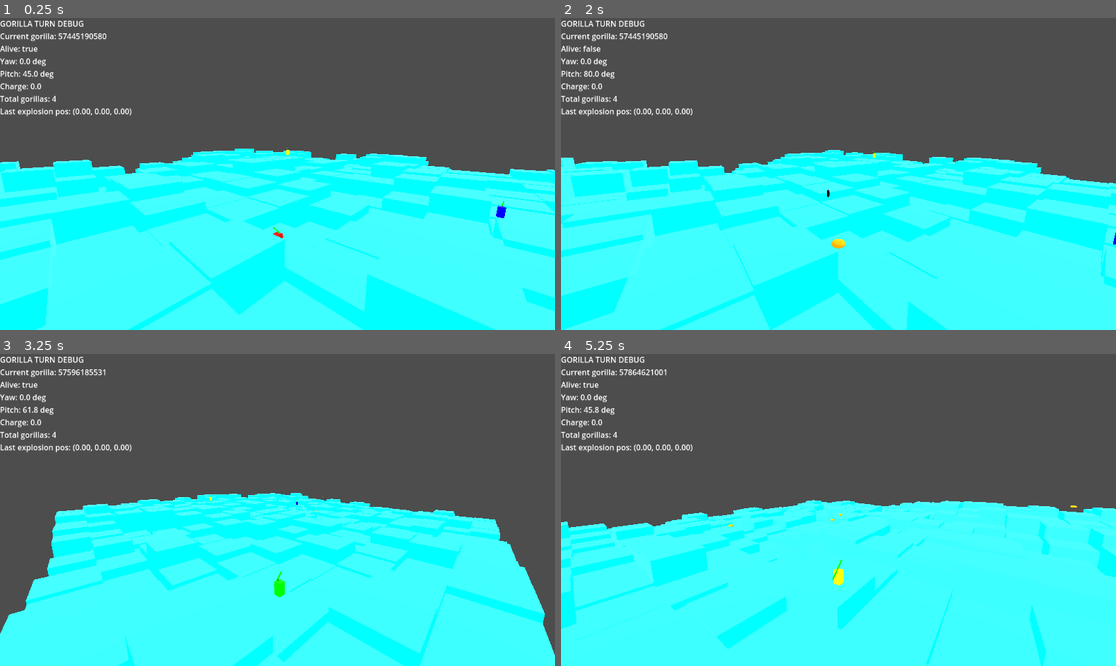
Above: before the commit, frames 1-4 (two rows, left to right).
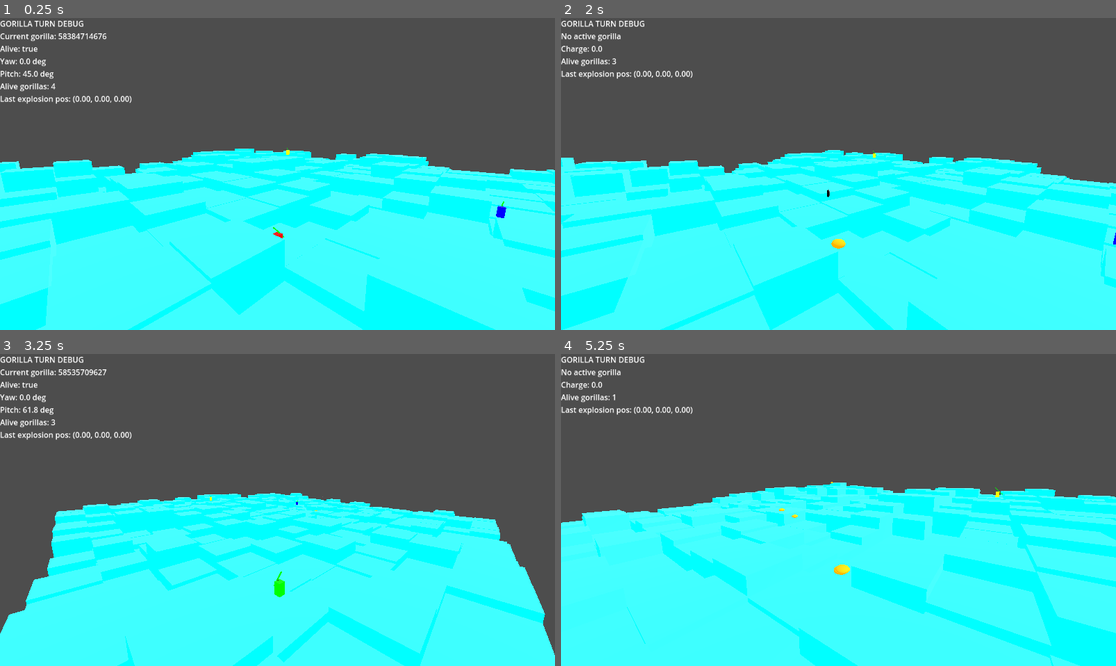
Above: after the commit, the same moments.

Repository: jkartje/gorilla
Game: Godot game, scene res://scenes/Main.tscn
The game is run twice, just before and just after one commit, with the same random seed, the same clock (stepped at 60 frames per second) and the same inputs.
Inputs (mouse positions are in pixels of both pictures, inside the frame that each line leads up to):
- Up to frame 1 (0.25 s): no input
- Up to frame 2 (2 s): tap Enter at 0.5 s; move the mouse to (866, 174) at 0.52 s; hold Space (accept) 0.53-1.28 s; hold Up (ui_up) from 0.53 s (still down); move the mouse to (810, 174) at 1.27 s; tap Space (accept) at 1.35 s
- Up to frame 3 (3.25 s): keep holding Up (ui_up); move the mouse to (288, 503) at 2.02 s; hold Space (accept) 2.03-2.78 s; move the mouse to (271, 516) at 2.77 s; tap Space (accept) at 2.85 s
- Up to frame 4 (5.25 s): keep holding Up (ui_up); move the mouse to (877, 513) at 3.52 s; hold Space (accept) 3.53-4.28 s; move the mouse to (794, 506) at 4.27 s; tap Space (accept) at 4.35, 5 s; move the mouse to (844, 510) at 5.02 s; hold Space (accept) from 5.03 s (still down)

The runs differ from the first frame. In frame 1, 0.7% of the frame differs, in the area x 0-24%, y 4-32%; in frame 2, 1.2%; in frame 3, 0.7%; in frame 4, 20%, in the area x 0-100%, y 4-100%.

Commit message:
hud updated, end-state added

Diff:
--- a/scripts/input_controller.gd
+++ b/scripts/input_controller.gd
@@ -69,11 +69,11 @@
 	else:
 		text += "No active gorilla\n"
 
-	text += "Charge: %.1f\n" % charge
+		text += "Charge: %.1f\n" % charge
 
-	# Optionally show how many gorillas are in the match
-	var count: int = turn_manager.gorillas.size()
-	text += "Total gorillas: %d\n" % count
+	# Show how many gorillas are still alive
+	var alive_count: int = turn_manager.get_alive_count()
+	text += "Alive gorillas: %d\n" % alive_count
 
 	var hud_script = hud
 	if "last_explosion_pos" in hud_script:
@@ -81,6 +81,7 @@
 		text += "Last explosion pos: (%.2f, %.2f, %.2f)\n" % [last_pos.x, last_pos.y, last_pos.z]
 
 	hud.call("update_debug", text)
+
 
 func _on_projectile_resolved(pos: Vector3) -> void:
 	# Focus on explosion point for an extra second
--- a/scripts/turn_manager.gd
+++ b/scripts/turn_manager.gd
@@ -3,6 +3,7 @@
 
 signal turn_started(gorilla: Gorilla)
 signal turn_ended(gorilla: Gorilla)
+signal match_over(winner: Gorilla)
 
 var gorillas: Array = []          # Gorilla instances
 var current_index: int = -1
@@ -24,27 +25,46 @@
 	_start_alive_turn()
 
 func _start_alive_turn() -> void:
+	# Check how many are alive
+	var alive_count: int = get_alive_count()
+
+	# If 0 or 1 alive → match is over
+	if alive_count <= 1:
+		var winner: Gorilla = null
+		if alive_count == 1:
+			for n in gorillas:
+				var g: Gorilla = n as Gorilla
+				if g != null and g.is_alive:
+					winner = g
+					break
+
+		match_active = false
+		current_index = -1
+		emit_signal("match_over", winner)
+		return
+
 	if gorillas.is_empty():
 		match_active = false
 		current_index = -1
 		return
 
-	# Ensure index in range
 	if current_index < 0 or current_index >= gorillas.size():
 		current_index = 0
 
+	# Find the next alive gorilla and start their turn
 	var loops: int = 0
 	while loops < gorillas.size():
 		var g: Gorilla = gorillas[current_index] as Gorilla
-		if g.is_alive:
+		if g != null and g.is_alive:
 			emit_signal("turn_started", g)
 			return
 		current_index = (current_index + 1) % gorillas.size()
 		loops += 1
 
-	# If we get here, nobody is alive
+	# If we somehow looped with no alive gorillas, treat as match over
 	match_active = false
 	current_index = -1
+	emit_signal("match_over", null)
 
 func end_turn() -> void:
 	if not match_active:
@@ -55,7 +75,8 @@
 		return
 
 	var g: Gorilla = gorillas[current_index] as Gorilla
-	emit_signal("turn_ended", g)
+	if g != null:
+		emit_signal("turn_ended", g)
 
 	current_index = (current_index + 1) % gorillas.size()
 	_start_alive_turn()
@@ -65,4 +86,15 @@
 		return null
 	if current_index < 0 or current_index >= gorillas.size():
 		return null
-	return gorillas[current_index] as Gorilla
+	var g: Gorilla = gorillas[current_index] as Gorilla
+	if g == null or not g.is_alive:
+		return null
+	return g
+
+func get_alive_count() -> int:
+	var c: int = 0
+	for n in gorillas:
+		var g: Gorilla = n as Gorilla
+		if g != null and g.is_alive:
+			c += 1
+	return c
